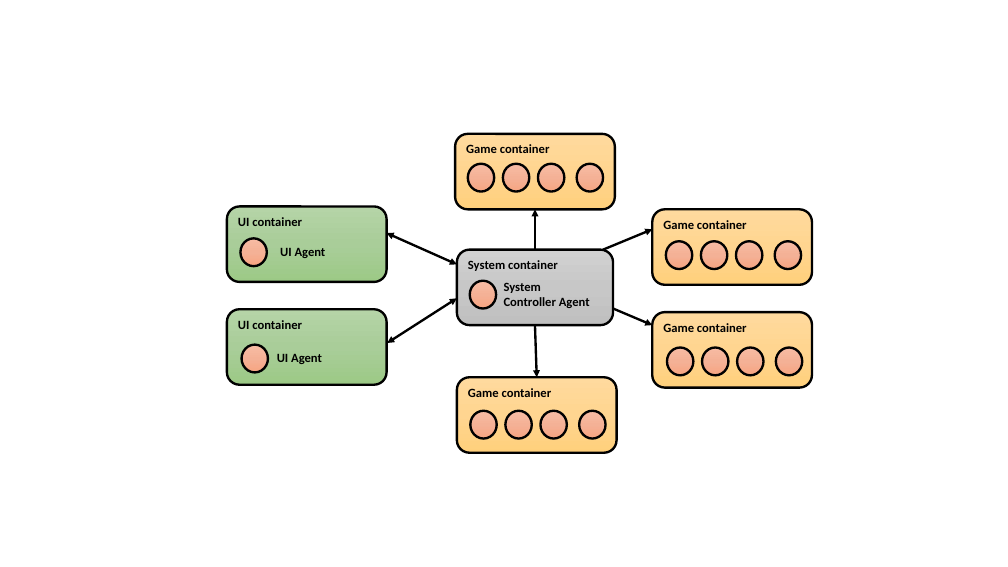
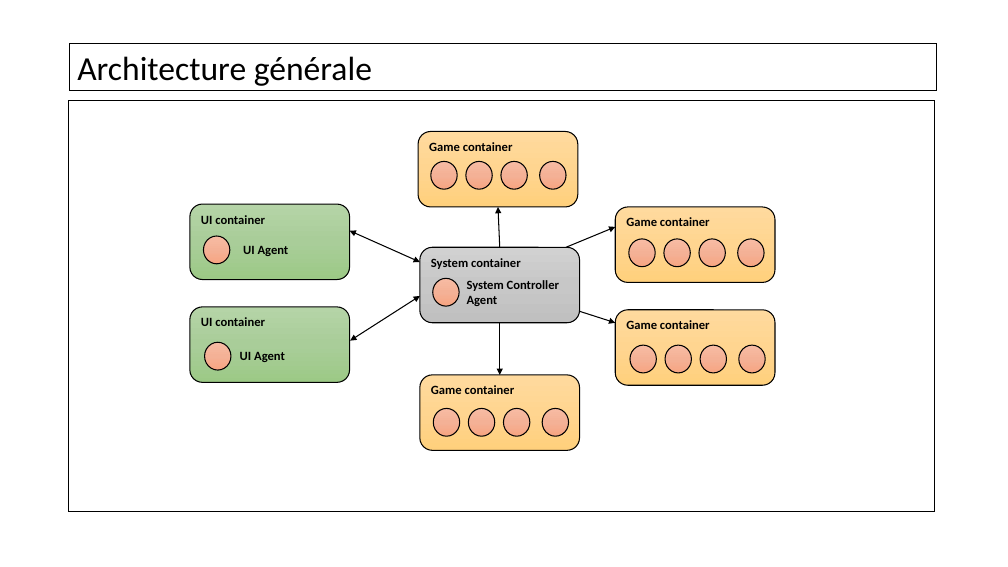
Before and after one commit to konamdav/Loup-Garou, a slide deck: slide 5 of Soutenance.pptx (slide 2 before the commit). Drawn at 1008x567 pixels with LibreOffice and Linux fonts; fonts in the diff are those of the drawing; background and template pictures are left out. Boxes give left, top, right and bottom in pixels: in the first picture for what was removed or moved away, otherwise in the second. Text is boxed around its words. In the diff, an @@ line names an element or a change of style, - is before the commit and + after.

Commit message:
maj

```diff
--- a/Soutenance.pptx
+++ b/Soutenance.pptx
@@ rectangle added at (70,44,936,91), fill #FFFFFF at 48% opacity, outline #000000 1 pt, 32 pt, text #000000 @@
+Architecture générale
@@ rectangle added at (69,101,935,512), fill #FFFFFF at 48% opacity, outline #000000 1 pt @@
@@ outline #000000 2.25 pt to #000000 1 pt in 26 elements at (418,132,578,207), (616,207,775,283), (616,310,775,386), (420,375,579,451), (190,204,349,280), (190,307,349,383), (420,247,579,323), (629,239,656,267), (699,239,726,267), (665,346,692,374), (739,346,765,374), (433,408,460,436), (205,343,231,371), (664,239,690,267), (738,239,765,267), (630,346,656,374), (700,346,727,374), (469,408,495,436), (504,408,530,436), (542,408,569,436), (203,236,230,264), (433,278,459,306), (431,161,457,189), (466,161,492,189), (501,161,528,189), (540,161,566,189) @@
@@ 9 ellipses, 6 rounded rectangles, 3 arrows, 2 texts, 1 double arrow: place and size @@
-9 ellipses, 6 rounded rectangles, 3 arrows, 2 texts, 1 double arrow at (227,134,812,453)
+9 ellipses, 6 rounded rectangles, 3 arrows, 2 texts, 1 double arrow at (190,132,775,451)
@@ arrow (500, 247) - (498, 207): stroke #000000 2.25 pt to #000000 1 pt @@
@@ double arrow (420, 262) - (349, 231): stroke #000000 2.25 pt to #000000 1 pt @@
@@ arrow (566, 247) - (616, 227): stroke #000000 2.25 pt to #000000 1 pt @@
@@ ellipse: place and size @@
-ellipse at (737,241,763,269)
+ellipse at (699,239,726,267)
@@ 9 ellipses, 1 rounded rectangle, 1 double arrow: place and size @@
-9 ellipses, 1 rounded rectangle, 1 double arrow at (387,164,613,439)
+9 ellipses, 1 rounded rectangle, 1 double arrow at (350,161,579,436)
@@ double arrow (420, 296) - (350, 341): stroke #000000 2.25 pt to #000000 1 pt @@
@@ text "System Controller Agent" rewrapped from (504,282,590,308) to (467,280,559,306) @@
@@ arrow (500, 323) - (500, 375): stroke #000000 2.25 pt to #000000 1 pt @@
@@ arrow moved from (613, 309) - (653, 325) to (580, 312) - (616, 323) @@
@@ arrow (580, 312) - (616, 323): stroke #000000 2.25 pt to #000000 1 pt @@
```
Also in this commit, not shown: 12 other slides changed, 5 slides added, 3 slides removed.
